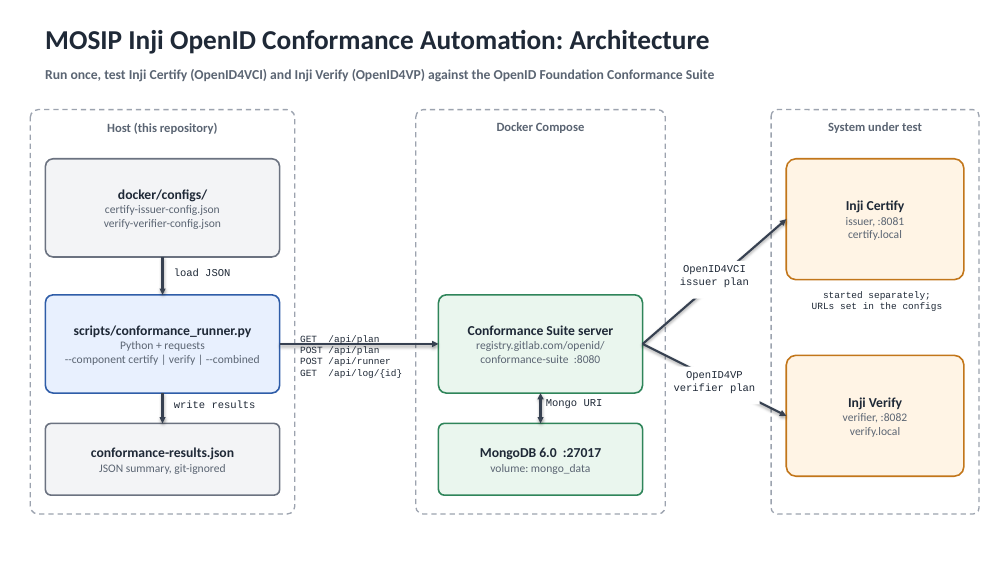
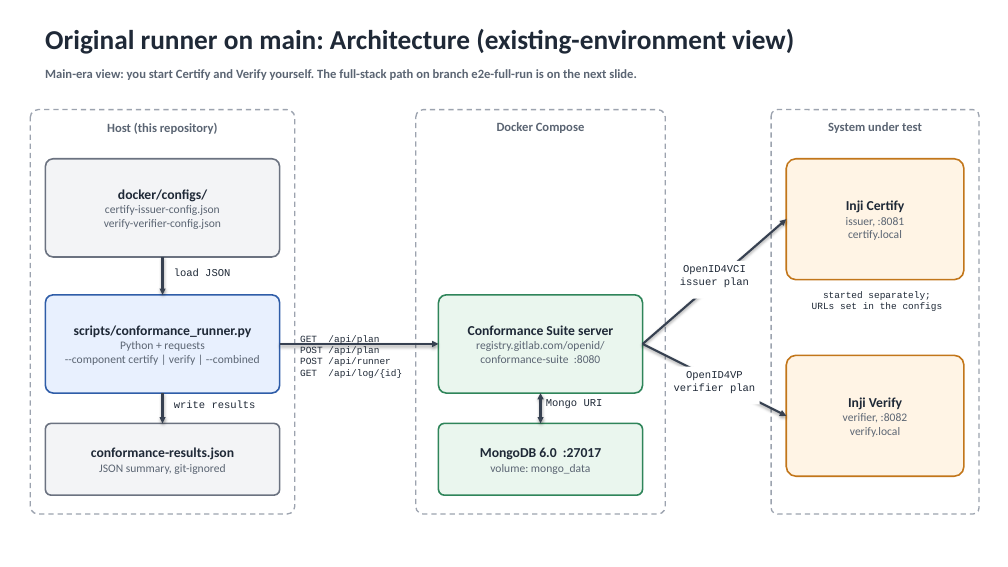
Before and after one commit to ShrinidhiAR/inji-openid-conformance, a slide deck: slide 1 of docs/architecture.pptx. Drawn at 1008x567 pixels with LibreOffice and Linux fonts; fonts in the diff are those of the drawing. Boxes give left, top, right and bottom in pixels: in the first picture for what was removed or moved away, otherwise in the second. Text is boxed around its words. In the diff, an @@ line names an element or a change of style, - is before the commit and + after.

Commit message:
Docs: qualify old quick start, exit-code and troubleshooting docs, demo guide, 2-slide architecture deck (main-era + full-stack)

```diff
--- a/docs/architecture.pptx
+++ b/docs/architecture.pptx
@@ text at <box>45,29,794,54</box>: text changed @@
-MOSIP Inji OpenID Conformance Automation: Architecture
+Original runner on main: Architecture (existing-environment view)
@@ text at <box>45,69,637,80</box>: text changed; size 13 to 12 pt @@
-Run once, test Inji Certify (OpenID4VCI) and Inji Verify (OpenID4VP) against the OpenID Foundation Conformance Suite
+Main-era view: you start Certify and Verify yourself. The full-stack path on branch e2e-full-run is on the next slide.
```
Also in this commit, not shown: 1 slide added, 7 other files.
